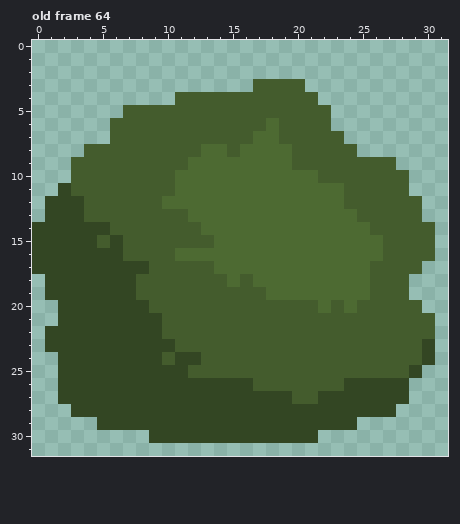
Two states of a pixel-art file, sprites/maps/sheep-farmer-tiles.aseprite. Above: the version before the commit.
32x32 pixels, 64 frames. Colours within 5 levels of each other are drawn and written as one. Shown: old frame 64. The commit also changed other frames, which this record leaves out.
After:
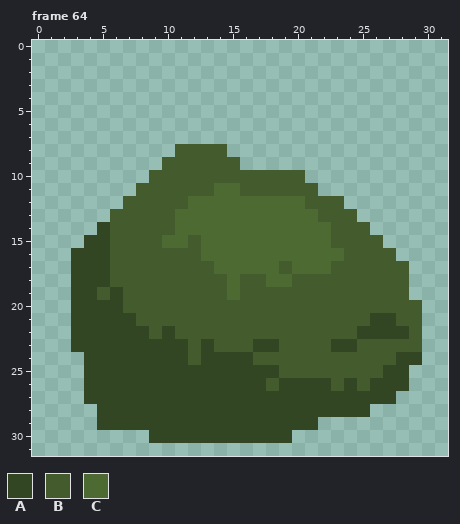
Palette (. is transparent): A #334623  B #445c2d  C #4d6a32
A new or re-ordered frame is compared with the old frame closest to it.
From old to new:
frames 64 -> 100
Frame 64 is new; against old frame 64:
y 3: x 17..20 BBBB -> ....
y 4: x 11..21 BBBBBBBBBBB -> ...........
y 5: x 7..22 BBBBBBBBBBBBBBBB -> ................
y 6: x 6..22 BBBBBBBBBBBBCBBBB -> .................
y 7: x 6..23 BBBBBBBBBBBCCBBBBB -> ..................
y 8: x 4..10 BBBBBBB -> .......; x 13..24 CCBCCCCBBBBB -> BB..........
y 9: x 3..9 BBBBBBB -> .......; x 12..27 CCCCCCCCBBBBBBBB -> BBBB............
y 10: x 3..8 BBBBBB -> ......; x 11..28 CCCCCCCCCCCBBBBBBB -> BBBBBBBBBB........
y 11: x 2..7 ABBBBB -> ......; x 11..13 CCC -> BBB; x 16..28 CCCCCCCCBBBBB -> BBBBBB.......
y 12: x 1..6 AAABBB -> ......; x 10..11 CC -> BB; x 21..29 CCCBBBBBB -> BBB......
y 13: x 1..5 AAABB -> .....; x 11 B -> C; x 22..29 CCCBBBBB -> BBB.....
y 14: x 0..4 AAAAA -> .....; x 11..12 BB -> CC; x 23..30 CCCBBBBB -> BBB.....
y 15: x 0..3 AAAA -> ....; x 5..6 BA -> AB; x 10..11 BB -> CC; x 13 B -> C; x 23..30 CCCCBBBB -> BBBB....
y 16: x 0..2 AAA -> ...; x 6 A -> B; x 11..12 CC -> BB; x 24..26 CCC -> BBB; x 28..30 BBB -> ...
y 17: x 0..2 AAA -> ...; x 6..8 AAA -> BBB; x 19 C -> B; x 23..25 CCC -> BBB; x 29 B -> .
y 18: x 1..2 AA -> ..; x 6..7 AA -> BB; x 17 C -> B; x 20..25 CCCCCC -> BBBBBB
y 19: x 1..2 AA -> ..; x 5 A -> B; x 7 A -> B; x 15 B -> C; x 18..25 CCCCCCCC -> BBBBBBBB
y 20: x 2 A -> .; x 7..8 AA -> BB; x 22 C -> B; x 24 C -> B
y 21: x 2 A -> .; x 8..9 AA -> BB; x 26..27 BB -> AA; x 30 B -> .
y 22: x 1..2 AA -> ..; x 9..10 AB -> BA; x 25..28 BBBB -> AAAA; x 30 B -> .
y 23: x 1..2 AA -> ..; x 11 B -> A; x 13 B -> A; x 17..18 BB -> AA; x 23..24 BB -> AA; x 30 A -> .
y 24: x 2..3 AA -> ..; x 10 B -> A; x 12..16 ABBBB -> BAAAA; x 28..30 BBA -> AA.
y 25: x 2..3 AA -> ..; x 12..18 BBBBBBB -> AAAAAAA; x 27..29 BBA -> AA.
y 26: x 2..3 AA -> ..; x 17 B -> A; x 19..22 BBBB -> AAAA; x 25 A -> B
y 27: x 2..3 AA -> ..; x 20..21 BB -> AA; x 28 A -> .
y 28: x 3..4 AA -> ..; x 26..27 AA -> ..
y 29: x 22..24 AAA -> ...
y 30: x 20..21 AA -> ..
Where, in picture pixels (left, top, right, bottom), the same in both pictures:
changed: (32, 79, 435, 443)
